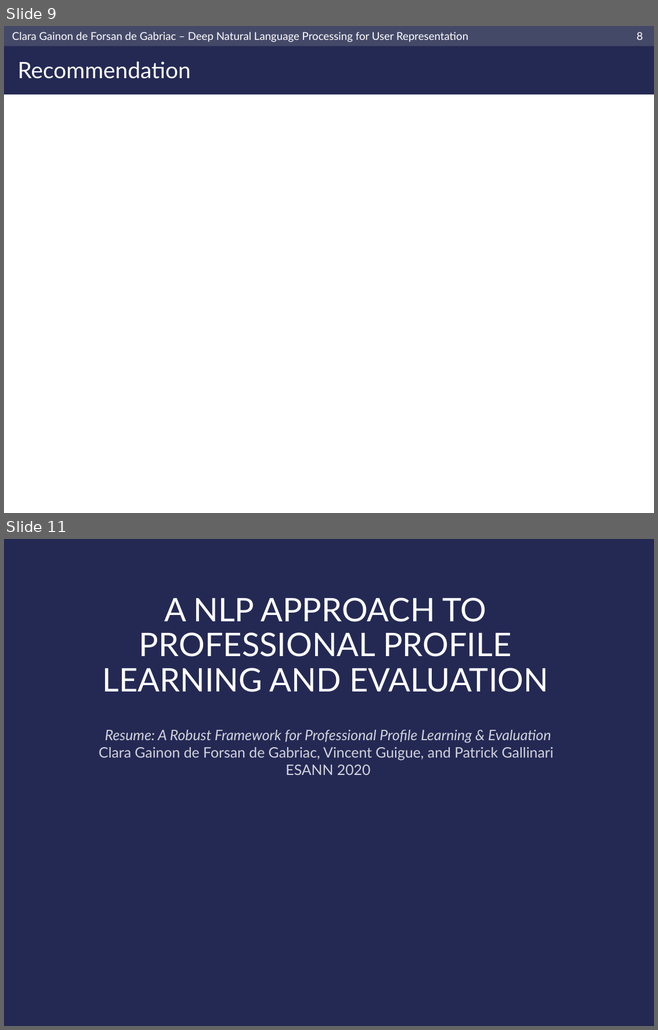
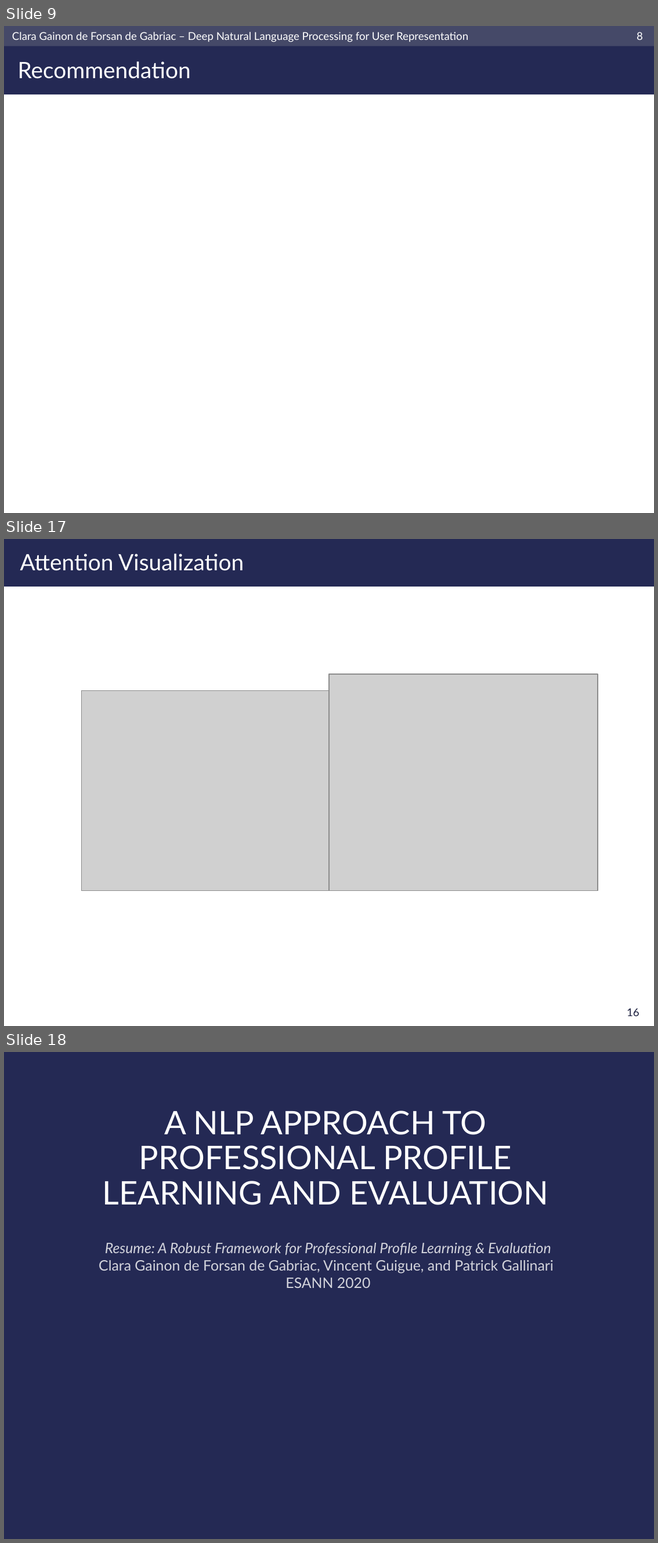
Before and after one commit to clara-gdef/defense, a slide deck: defense.pptx. Shown one above the other, each under a label of ours: slides 9 and 11 before the commit, slides 9, 17 and 18 after it; the slides between them are not shown. The pictures are 658x1030 and 658x1543 pixels, drawn with LibreOffice and Linux fonts; fonts in the diff are those of the drawing; grey boxes stand for pictures; background and template pictures are left out. Boxes give left, top, right and bottom in pixels: in the first picture for what was removed or moved away, otherwise in the second. Text is boxed around its words. In the diff, an @@ line names an element or a change of style, - is before the commit and + after.

```diff
--- a/defense.pptx
+++ b/defense.pptx
@@ slide 17 added at box(4, 539, 654, 1026), background #FFFFFF @@
@@ rectangle added at box(4, 539, 654, 587), fill #242954 @@
@@ title added at box(20, 553, 244, 571), 25 pt, text #FFFFFF @@
+Attention Visualization
@@ picture added at box(329, 674, 597, 891) @@
@@ picture added at box(81, 691, 329, 891) @@
@@ page number added at box(626, 1008, 639, 1016), 12 pt, text #1B1F3F @@
+16
@@ what was slide 11 is now slide 18 @@
```
Also in this commit, not shown: 1 slide changed, 17 other slides added.
